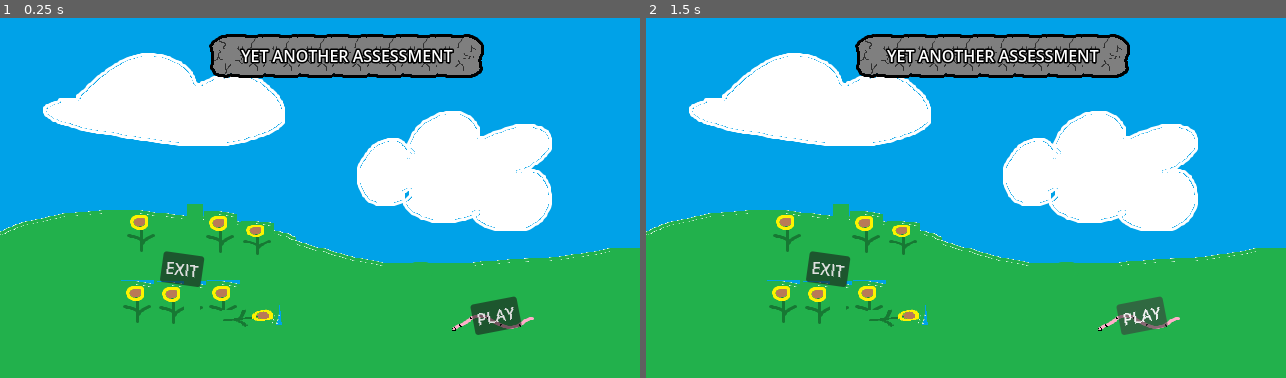
Above: before the commit, frames 1-2 (left to right).
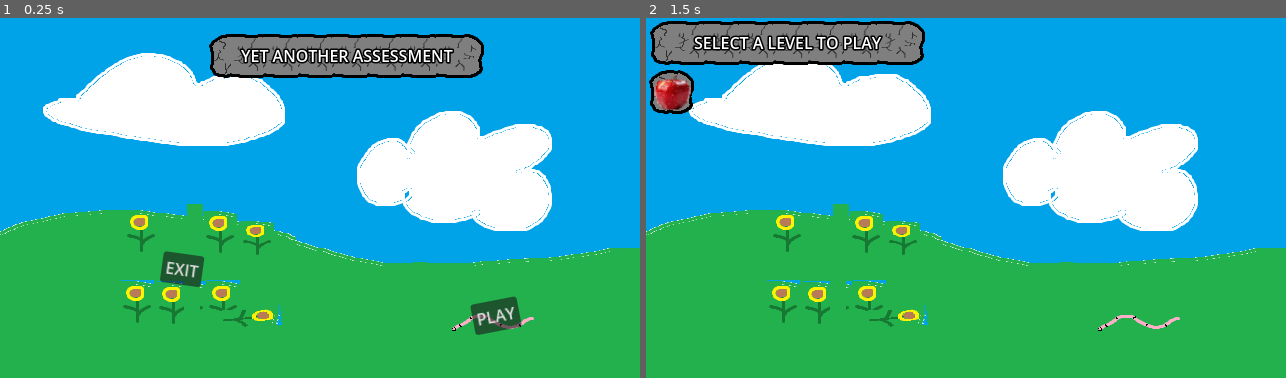
Above: after the commit, the same moments.

Repository: BanaCubed/Yet-Another-Assessment
Game: Godot game, scene res://scenes/main_menu.tscn
The game is run twice, just before and just after one commit, with the same random seed, the same clock (stepped at 60 frames per second) and the same inputs. Before the commit the project starts from res://scenes/game.tscn.
Inputs (mouse positions are in pixels of both pictures, inside the frame that each line leads up to):
- Up to frame 1 (0.25 s): no input
- Up to frame 2 (1.5 s): click "PLAY" at 0.5 s; click (1145, 316) at 1.25 s, where only the run before the commit has a clickable "PLAY"

The runs differ from the first frame. In frame 1, 0.2% of the frame differs, in the area x 25-81%, y 4-86%; in frame 2, 11%, in the area x 0-82%, y 0-89%.

Commit message:
feat: Scene changing

Diff:
--- a/project.godot
+++ b/project.godot
@@ -11,10 +11,10 @@
 [application]
 
 config/name="Yet Another Assessment"
-config/version="1"
-run/main_scene="uid://byeqwf43w3kvg"
+config/version="6"
+run/main_scene="uid://24mk2fi2xewx"
 config/features=PackedStringArray("4.6", "Forward Plus")
-config/icon="res://icon.svg"
+config/icon="uid://dykj2mqo3ylll"
 
 [display]
 
--- a/resources/levels/level_001.tres
+++ b/resources/levels/level_001.tres
@@ -3,57 +3,32 @@
 [ext_resource type="Script" uid="uid://dq4lpkdncutpi" path="res://scripts/entities/entity_data.gd" id="1_saulk"]
 [ext_resource type="Texture2D" uid="uid://cck8mpd8366ce" path="res://sprites/background_default.png" id="1_tp5ye"]
 [ext_resource type="Script" uid="uid://bt2wenhrv0k8w" path="res://scripts/levels/level_data.gd" id="2_tp5ye"]
-[ext_resource type="Resource" uid="uid://bdw23ynt8g8ru" path="res://resources/entities/horse.tres" id="3_q5jg5"]
 [ext_resource type="Resource" uid="uid://lvnjrefjcuvt" path="res://resources/entities/person.tres" id="4_b0ccj"]
-[ext_resource type="Resource" uid="uid://dyipoqpc1n8en" path="res://resources/entities/wall.tres" id="5_mtmhb"]
 [ext_resource type="Resource" uid="uid://c4pt0rgt1kgqq" path="res://resources/entities/fruit.tres" id="6_82dld"]
 [ext_resource type="Texture2D" uid="uid://dykj2mqo3ylll" path="res://sprites/entities/fruit.png" id="8_sq1sq"]
-
-[sub_resource type="Resource" id="Resource_b0ccj"]
-resource_local_to_scene = true
-script = ExtResource("1_saulk")
-type = ExtResource("3_q5jg5")
-state = 2
-metadata/_custom_type_script = "uid://dq4lpkdncutpi"
 
 [sub_resource type="Resource" id="Resource_mtmhb"]
 resource_local_to_scene = true
 script = ExtResource("1_saulk")
 type = ExtResource("4_b0ccj")
-position = Vector2i(1, 0)
 state = 1
-metadata/_custom_type_script = "uid://dq4lpkdncutpi"
-
-[sub_resource type="Resource" id="Resource_82dld"]
-resource_local_to_scene = true
-script = ExtResource("1_saulk")
-type = ExtResource("5_mtmhb")
-position = Vector2i(3, 2)
-metadata/_custom_type_script = "uid://dq4lpkdncutpi"
-
-[sub_resource type="Resource" id="Resource_sq1sq"]
-resource_local_to_scene = true
-script = ExtResource("1_saulk")
-type = ExtResource("5_mtmhb")
-position = Vector2i(3, 1)
 metadata/_custom_type_script = "uid://dq4lpkdncutpi"
 
 [sub_resource type="Resource" id="Resource_qhhqd"]
 resource_local_to_scene = true
 script = ExtResource("1_saulk")
 type = ExtResource("6_82dld")
-position = Vector2i(3, 3)
+position = Vector2i(2, 2)
 state = -3
 metadata/_custom_type_script = "uid://dq4lpkdncutpi"
 
 [resource]
-resource_local_to_scene = true
 resource_name = "Level 001"
 script = ExtResource("2_tp5ye")
-dimensions = Vector2i(6, 4)
+dimensions = Vector2i(3, 3)
 background = ExtResource("1_tp5ye")
-entities = Array[ExtResource("1_saulk")]([SubResource("Resource_b0ccj"), SubResource("Resource_mtmhb"), SubResource("Resource_82dld"), SubResource("Resource_sq1sq"), SubResource("Resource_qhhqd")])
-name = &"Apples Are Tasty"
+entities = Array[ExtResource("1_saulk")]([SubResource("Resource_mtmhb"), SubResource("Resource_qhhqd")])
+name = &"APPLES ARE TASTY"
 number = 1
 sprite = ExtResource("8_sq1sq")
 metadata/_custom_type_script = "uid://bt2wenhrv0k8w"
--- a/scenes/game.tscn
+++ /dev/null
@@ -1,11 +0,0 @@
-[gd_scene format=3 uid="uid://byeqwf43w3kvg"]
-
-[ext_resource type="PackedScene" uid="uid://24mk2fi2xewx" path="res://scenes/main_menu.tscn" id="1_uwrxv"]
-
-[node name="Game" type="Control" unique_id=1198991975]
-texture_filter = 3
-layout_mode = 3
-anchors_preset = 0
-
-[node name="MainMenu" parent="." unique_id=280623415 instance=ExtResource("1_uwrxv")]
-layout_mode = 1
--- a/scenes/level_select.tscn
+++ b/scenes/level_select.tscn
@@ -38,7 +38,7 @@
 anchor_bottom = 1.0
 grow_horizontal = 2
 grow_vertical = 2
-text = "LEVEL SELECTION SCREEN TITLE"
+text = "SELECT A LEVEL TO PLAY"
 label_settings = SubResource("LabelSettings_2epne")
 horizontal_alignment = 1
 vertical_alignment = 1
@@ -50,6 +50,7 @@
 centered = false
 
 [node name="ScrollContainer" type="ScrollContainer" parent="." unique_id=2123016081]
+clip_contents = false
 layout_mode = 0
 offset_left = 6.0
 offset_top = 54.0
@@ -68,4 +69,14 @@
 visible = false
 layout_mode = 2
 
+[node name="SelectButton" type="Button" parent="." unique_id=1414684010]
+visible = false
+layout_mode = 0
+offset_left = 284.0
+offset_top = 8.0
+offset_right = 342.0
+offset_bottom = 39.0
+text = "ENTER"
+
 [connection signal="selected" from="ScrollContainer/LevelFlowContainer/LevelSelectEntry" to="." method="_on_level_select_entry_selected"]
+[connection signal="pressed" from="SelectButton" to="." method="_on_select_button_pressed"]
--- a/scripts/levels/level.gd
+++ b/scripts/levels/level.gd
@@ -2,9 +2,6 @@
 ## Control node representing a level.
 ## Could have use in a level preview of sorts, but otherwise only useful inside
 ## its designated scene.
-
-
-signal level_won
 
 
 ## Enum containing all the abilities that could be used by entities.
@@ -36,6 +33,10 @@
 var tween_winmodal: Tween
 ## Tween variable for the level grid.
 var tween_grid: Tween
+
+
+## PackedScene of the level selection screen.
+var level_select_scene: PackedScene = preload("res://scenes/level_select.tscn")
 
 
 #region Grid Preperation
@@ -274,5 +275,5 @@
 
 
 func _on_win_alert_dismissed() -> void:
-	level_won.emit()
-#endregion
+	get_tree().change_scene_to_packed(level_select_scene)
+#endregion
--- a/scripts/levels/level_select.gd
+++ b/scripts/levels/level_select.gd
@@ -1,15 +1,17 @@
 class_name LevelSelect extends Control
 ## Control node that manages the level selection process.
-
-
-## Emitted when a level is selected in the menu.
-signal level_selected(data: LevelData)
 
 
 ## Levels to be included in this level selection screen.
 ## Generally speaking, this is just a workaround to not being able to get all files
 ## inside a directory under res://.
 @export var levelpack: Array[LevelData]
+
+
+## The data of the selected level.
+var selected_level: LevelData
+## PackedScene containing the level scene.
+var level_scene: PackedScene = preload("res://scenes/level.tscn")
 
 
 # Called when the node enters the scene tree for the first time.
@@ -19,7 +21,16 @@
 		entry.visible = true
 		entry.level_data = level
 		$ScrollContainer/LevelFlowContainer.add_child(entry)
+		level.resource_local_to_scene = true
 
 
 func _on_level_select_entry_selected(data: LevelData) -> void:
-	level_selected.emit(data)
+	selected_level = data
+	$SelectButton.visible = true
+	$TitleContainer/TitleLabel.text = data.name
+
+
+func _on_select_button_pressed() -> void:
+	var new_scene: Level = level_scene.instantiate()
+	new_scene.level_data = selected_level
+	get_tree().change_scene_to_node(new_scene)
--- a/scripts/levels/level_select_entry.gd
+++ b/scripts/levels/level_select_entry.gd
@@ -15,7 +15,8 @@
 
 
 func _ready() -> void:
-	$Icon.texture = level_data.sprite
+	if level_data:
+		$Icon.texture = level_data.sprite
 
 
 func _on_panel_gui_input(event: InputEvent) -> void:
--- a/scripts/main_menu.gd
+++ b/scripts/main_menu.gd
@@ -3,8 +3,7 @@
 ## Has little special funtionality besides connecting signals from the main menu buttons.
 
 
-## Emitted when the play button in the main menu is selected.
-signal play_chosen
+var play_scene := preload("res://scenes/level_select.tscn")
 
 
 func _on_exit_button_pressed() -> void:
@@ -14,4 +13,4 @@
 
 
 func _on_play_button_pressed() -> void:
-	play_chosen.emit()
+	get_tree().change_scene_to_packed(play_scene)
